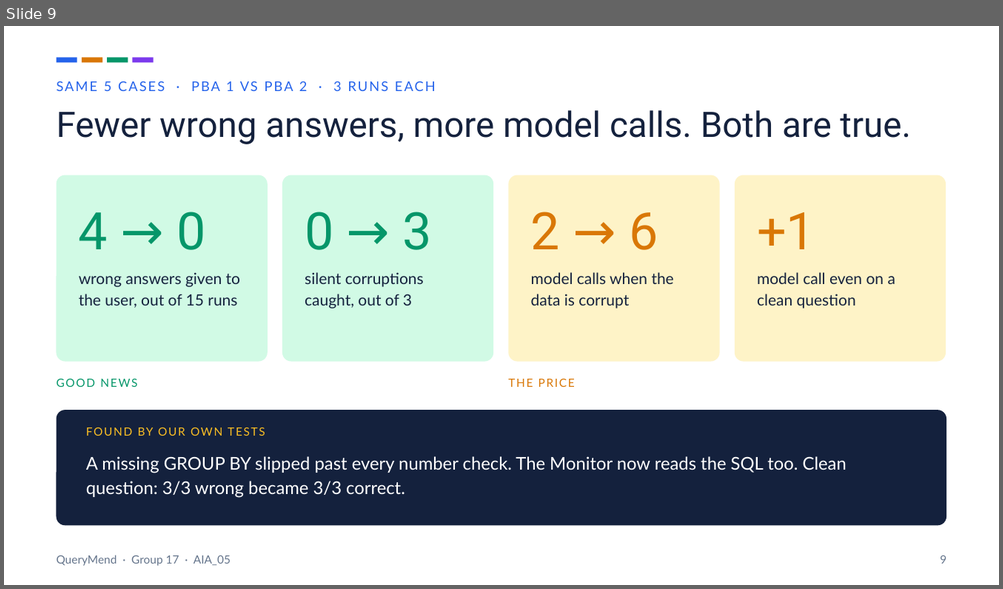
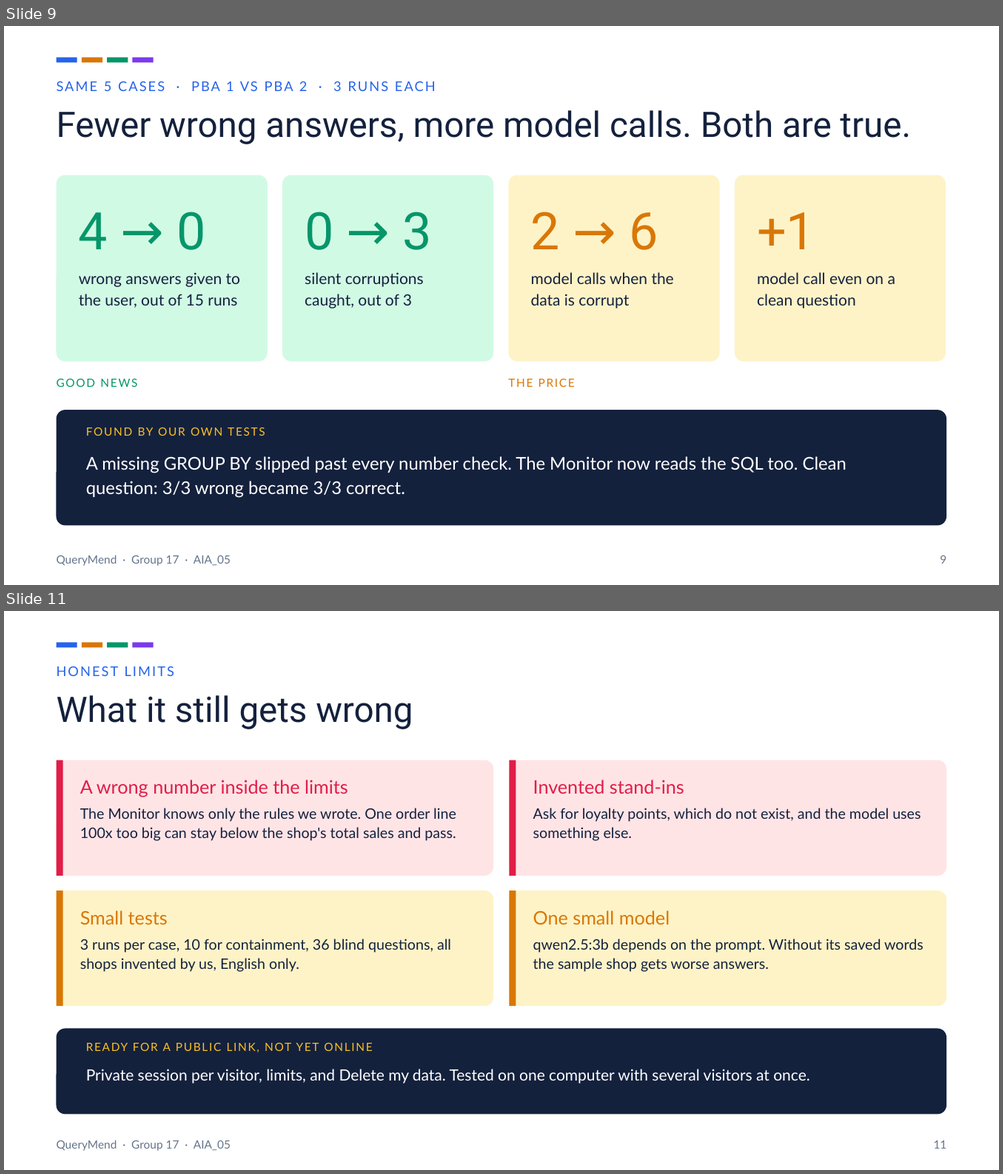
Before and after one commit to Swaraj-Mandre/FailureDetectionAgent, a slide deck: presentation/QueryMend_slides.pptx. Shown one above the other, each under a label of ours: slide 9 before the commit, slides 9 and 11 after it; the slides between them are not shown. The pictures are 1003x589 and 1003x1174 pixels, drawn with LibreOffice and Linux fonts; fonts in the diff are those of the drawing. Boxes give left, top, right and bottom in pixels: in the first picture for what was removed or moved away, otherwise in the second. Text is boxed around its words. In the diff, an @@ line names an element or a change of style, - is before the commit and + after.

```diff
--- a/presentation/QueryMend_slides.pptx
+++ b/presentation/QueryMend_slides.pptx
@@ slide 11 added at box(4, 611, 999, 1170), background #FFFFFF @@
@@ rectangle added at box(57, 642, 77, 647), fill #2563EB @@
@@ rectangle added at box(82, 642, 102, 647), fill #D97706 @@
@@ rectangle added at box(107, 642, 128, 647), fill #059669 @@
@@ rectangle added at box(132, 642, 153, 647), fill #7C3AED @@
@@ text added at box(57, 667, 174, 676), 13 pt, text #2563EB @@
+HONEST LIMITS
@@ text added at box(57, 695, 412, 729), 34 pt, text #14213D @@
+What it still gets wrong
@@ rounded rectangle added at box(57, 760, 493, 876), fill #FFE4E6 @@
@@ rectangle added at box(57, 760, 63, 876), fill #E11D48 @@
@@ rounded rectangle added at box(509, 760, 946, 876), fill #FFE4E6 @@
@@ rectangle added at box(509, 760, 516, 876), fill #E11D48 @@
@@ text added at box(80, 780, 348, 797), 18 pt, text #E11D48 @@
+A wrong number inside the limits
@@ text added at box(533, 780, 684, 794), 18 pt, text #E11D48 @@
+Invented stand-ins
@@ text added at box(80, 808, 456, 841), 14 pt, text #14213D @@
+The Monitor knows only the rules we wrote. One order line 100x too big can stay below the shop's total sales and pass.
@@ text added at box(533, 808, 920, 841), 14 pt, text #14213D @@
+Ask for loyalty points, which do not exist, and the model uses something else.
@@ rounded rectangle added at box(57, 891, 493, 1006), fill #FEF3C7 @@
@@ rectangle added at box(57, 891, 63, 1006), fill #D97706 @@
@@ rounded rectangle added at box(509, 891, 946, 1006), fill #FEF3C7 @@
@@ rectangle added at box(509, 891, 516, 1006), fill #D97706 @@
@@ text added at box(80, 911, 168, 925), 18 pt, text #D97706 @@
+Small tests
@@ text added at box(533, 911, 669, 925), 18 pt, text #D97706 @@
+One small model
@@ text added at box(80, 939, 451, 972), 14 pt, text #14213D @@
+3 runs per case, 10 for containment, 36 blind questions, all shops invented by us, English only.
@@ text added at box(533, 939, 923, 972), 14 pt, text #14213D @@
+qwen2.5:3b depends on the prompt. Without its saved words the sample shop gets worse answers.
@@ rounded rectangle added at box(57, 1029, 946, 1115), fill #14213D @@
@@ text added at box(102, 1043, 110, 1051), 11 pt, text #FBBF24 @@
+READY FOR A PUBLIC LINK, NOT YET ONLINE
@@ text added at box(86, 1069, 809, 1084), 15 pt, text #FFFFFF @@
+Private session per visitor, limits, and Delete my data. Tested on one computer with several visitors at once.
@@ text added at box(57, 1140, 230, 1151), 11 pt, text #64748B @@
+QueryMend · Group 17 · AIA_05
@@ text added at box(933, 1141, 947, 1149), 11 pt, text #64748B @@
+11
```
Also in this commit, not shown: 2 slides changed, 1 other slide added, 13 other files.
